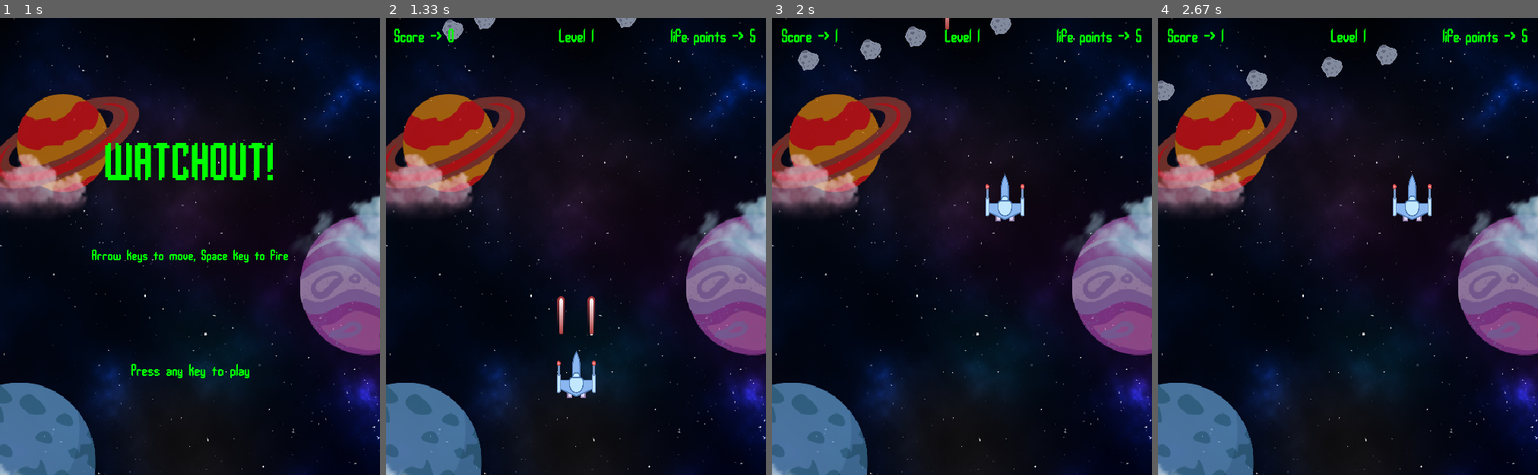
Above: before the commit, frames 1-4 (left to right).
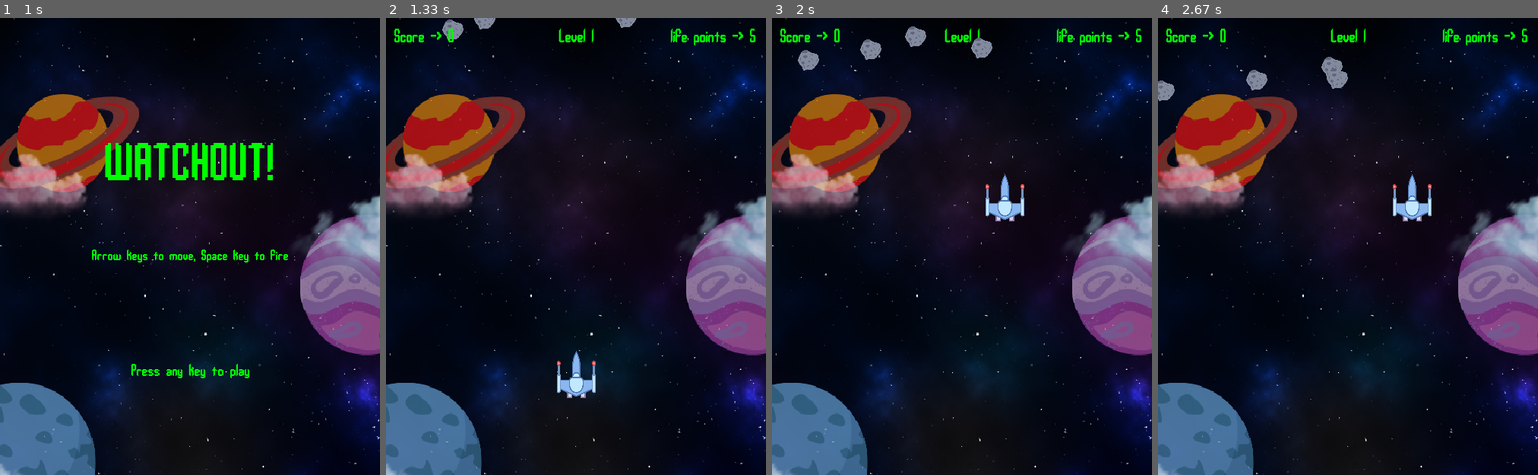
Above: after the commit, the same moments.

Repository: Hans299/Tubes_PBO
Game: pygame game, started from game.py
The game is run twice, just before and just after one commit, with the same random seed, the same clock (stepped at 60 frames per second) and the same inputs.
Inputs (mouse positions are in pixels of both pictures, inside the frame that each line leads up to):
- Up to frame 1 (1 s): click (190, 246) at 0.38 s; hold Right from 0.67 s (still down); move the mouse to (174, 264) at 0.7 s
- Up to frame 2 (1.33 s): release Right at 1.13 s; hold 3 from 1.17 s (still down); hold Up from 1.17 s (still down)
- Up to frame 3 (2 s): release 3 at 1.52 s; release Up at 1.52 s; hold Up 1.55-1.85 s; hold Right from 1.88 s (still down)
- Up to frame 4 (2.67 s): release Right at 2.35 s; hold Left from 2.38 s (still down)

Frame 1 is identical in both runs. In frame 2, 0.3% of the frame differs, in the area x 45-55%, y 60-70%; in frame 3, 0.5%, in the area x 2-63%, y 0-9%; in frame 4, 0.5%.

Commit message:
bug fixes

Diff:
--- a/game.py
+++ b/game.py
@@ -78,15 +78,6 @@
                 bullets.add(bullet2)
                 sound.missile.play()
 
-    def doubleshoot(self):
-        bullet1 = Bullet(pygame.Vector2(self.rect.centerx-20,self.rect.top))
-        all_sprites.add(bullet1)
-        bullets.add(bullet1)
-        bullet2 = Bullet(pygame.Vector2(self.rect.centerx+20,self.rect.top))
-        all_sprites.add(bullet2)
-        bullets.add(bullet2)
-        sound.missile.play()
-
     def show_lifepoints(self):
         draw_text(layar, f"life points -> {self.life}", 24, WIDTH-70, HEIGHT-590)
 
@@ -155,7 +146,7 @@
 class Boss(pygame.sprite.Sprite):
     def __init__(self, max_health:int, attack_speed:int = 50):
         pygame.sprite.Sprite.__init__(self)
-        self.source_image = pygame.transform.rotate(pygame.transform.scale(image.player,(120,130)),-90)
+        self.source_image = pygame.transform.rotate(pygame.transform.scale(image.boss,(120,130)),90)
         self._angle = 180
         self.image = pygame.transform.rotate(self.source_image, self.angle)
         self.rect=self.image.get_rect()
@@ -354,7 +345,8 @@
                 menuGameOver()
                 game_over = True
             elif event.key==pygame.K_3: #cheat menambah peluru menjadi 2 dengan keyboard angka 3
-                player.doubleshoot()
+                player.power=2
+                player.shoot()
             elif event.key==pygame.K_4: #cheat menambah skor +25 dengan keyboard angka 4
                 player.score_val +=25
 
--- a/image.py
+++ b/image.py
@@ -5,3 +5,4 @@
 player=pygame.image.load(os.path.join("image","player.png"))
 rock=pygame.image.load(os.path.join("image","rock.png"))
 power=pygame.image.load(os.path.join("image","power.png"))
+boss=pygame.image.load(os.path.join("image","boss.png"))
